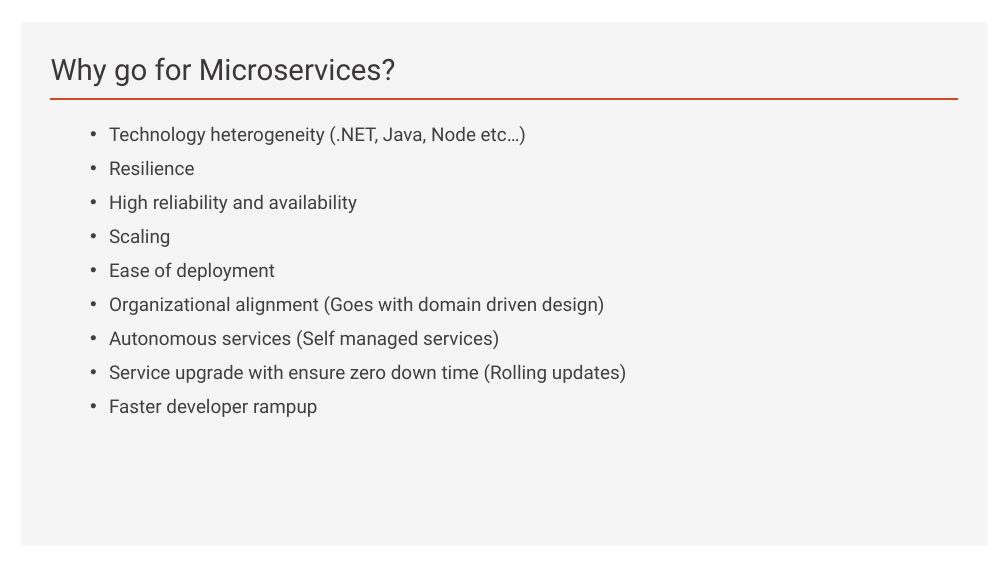
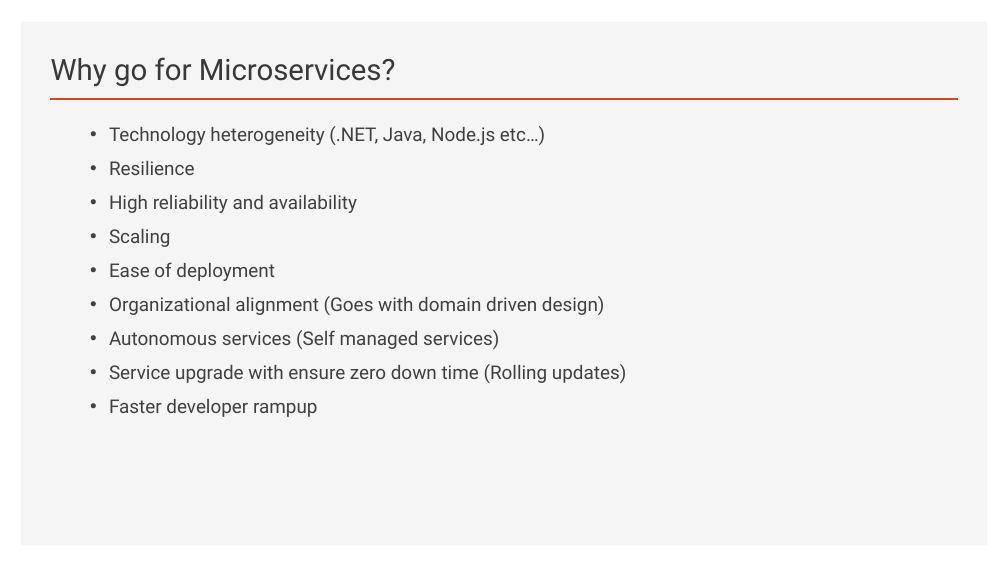
Before and after one commit to brianperera/EasyMaintain, a slide deck: slide 7 of Documents/MicroServices.pptx. Drawn at 1008x567 pixels with LibreOffice and Linux fonts; fonts in the diff are those of the drawing. Boxes give left, top, right and bottom in pixels: in the first picture for what was removed or moved away, otherwise in the second. Text is boxed around its words. In the diff, an @@ line names an element or a change of style, - is before the commit and + after.

```diff
--- a/Documents/MicroServices.pptx
+++ b/Documents/MicroServices.pptx
@@ text at (x1=109, y1=126, x2=545, y2=145): text changed @@
-  • Technology heterogeneity (.NET, Java, Node etc…)
+  • Technology heterogeneity (.NET, Java, Node.js etc…)
```
Also in this commit, not shown: 4 other slides changed, 1 slide added.
